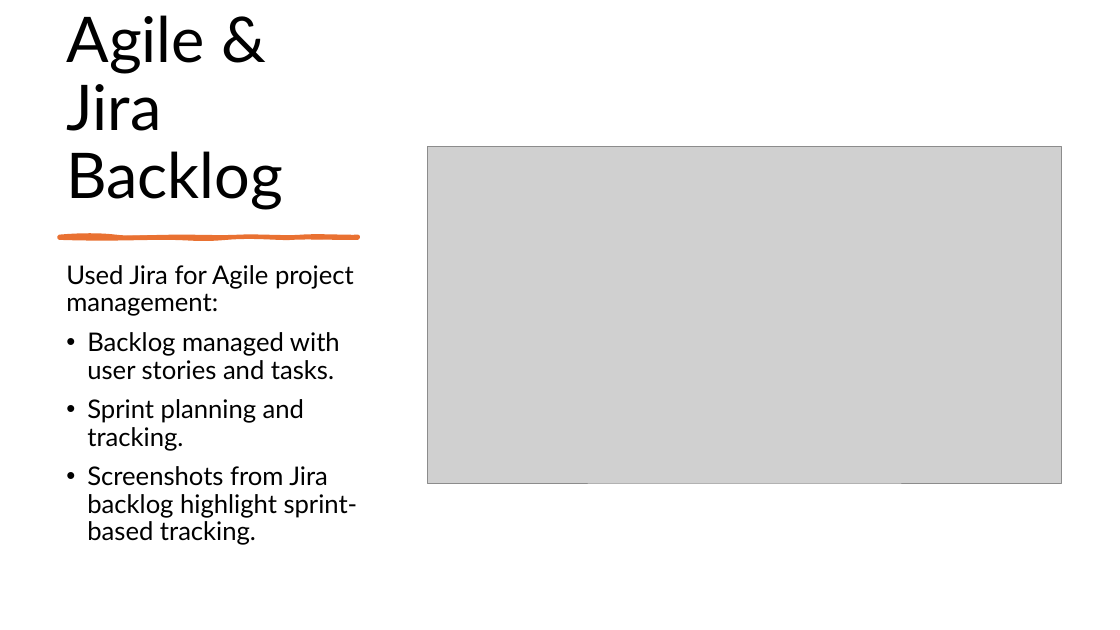
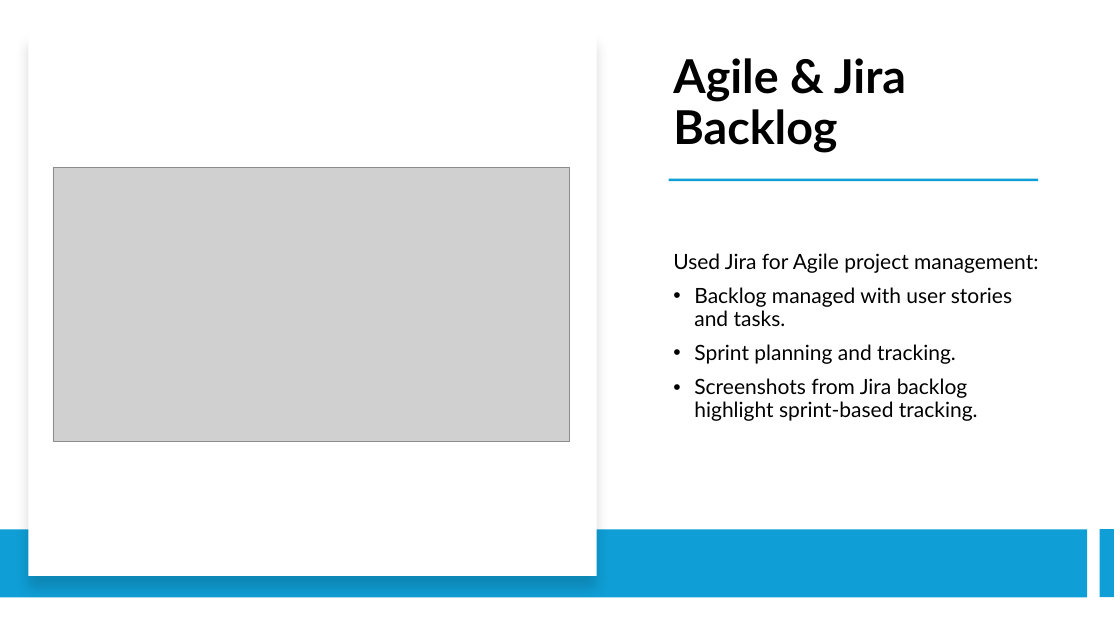
Before and after one commit to kirankumar792001/SauceDemo_CapstoneProject, a slide deck: slide 8 of PPT.pptx (slide 9 before the commit). Drawn at 1120x630 pixels with LibreOffice and Linux fonts; fonts in the diff are those of the drawing; grey boxes stand for pictures. Boxes give left, top, right and bottom in pixels: in the first picture for what was removed or moved away, otherwise in the second. Text is boxed around its words. In the diff, an @@ line names an element or a change of style, - is before the commit and + after.

```diff
--- a/PPT.pptx
+++ b/PPT.pptx
@@ rectangle added at [29, 33, 597, 576], fill #FFFFFF @@
@@ title "Agile & Jira Backlog": place and size @@
-title "Agile & Jira Backlog" at [66, 15, 283, 210]
+title "Agile & Jira Backlog" at [673, 58, 906, 153]
@@ title "Agile & Jira Backlog" at [673, 58, 906, 153]: size 54 to 40 pt, bold on @@
@@ picture: place and size @@
-picture at [428, 147, 1062, 483]
+picture at [53, 167, 570, 441]
@@ rectangle added at [669, 179, 1038, 181], fill #0F9ED5 @@
@@ text "Used Jira for Agile project ...": place and size @@
-text "Used Jira for Agile project ..." at [66, 265, 358, 545]
+text "Used Jira for Agile project ..." at [673, 253, 1038, 421]
@@ text "Used Jira for Agile project ..." at [673, 253, 1038, 421]: size 22 to 18 pt; vertical alignment top to middle @@
@@ freeform shape removed at [59, 236, 358, 238] @@
@@ rectangle added at [0, 530, 1088, 598], fill #0F9ED5 @@
@@ rectangle added at [1100, 529, 1114, 597], fill #0F9ED5 @@
```
Also in this commit, not shown: 12 other slides changed, 1 slide added.
